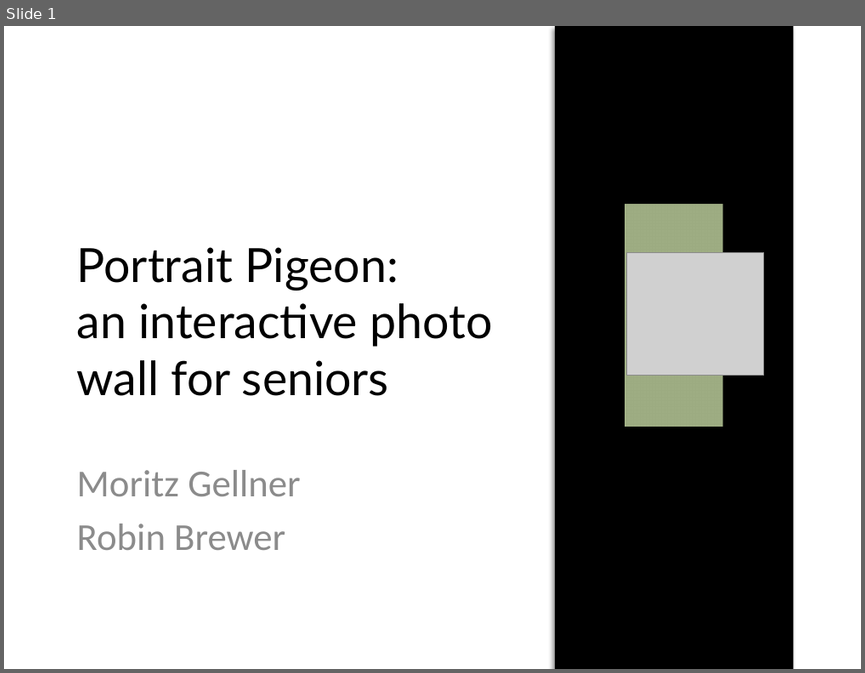
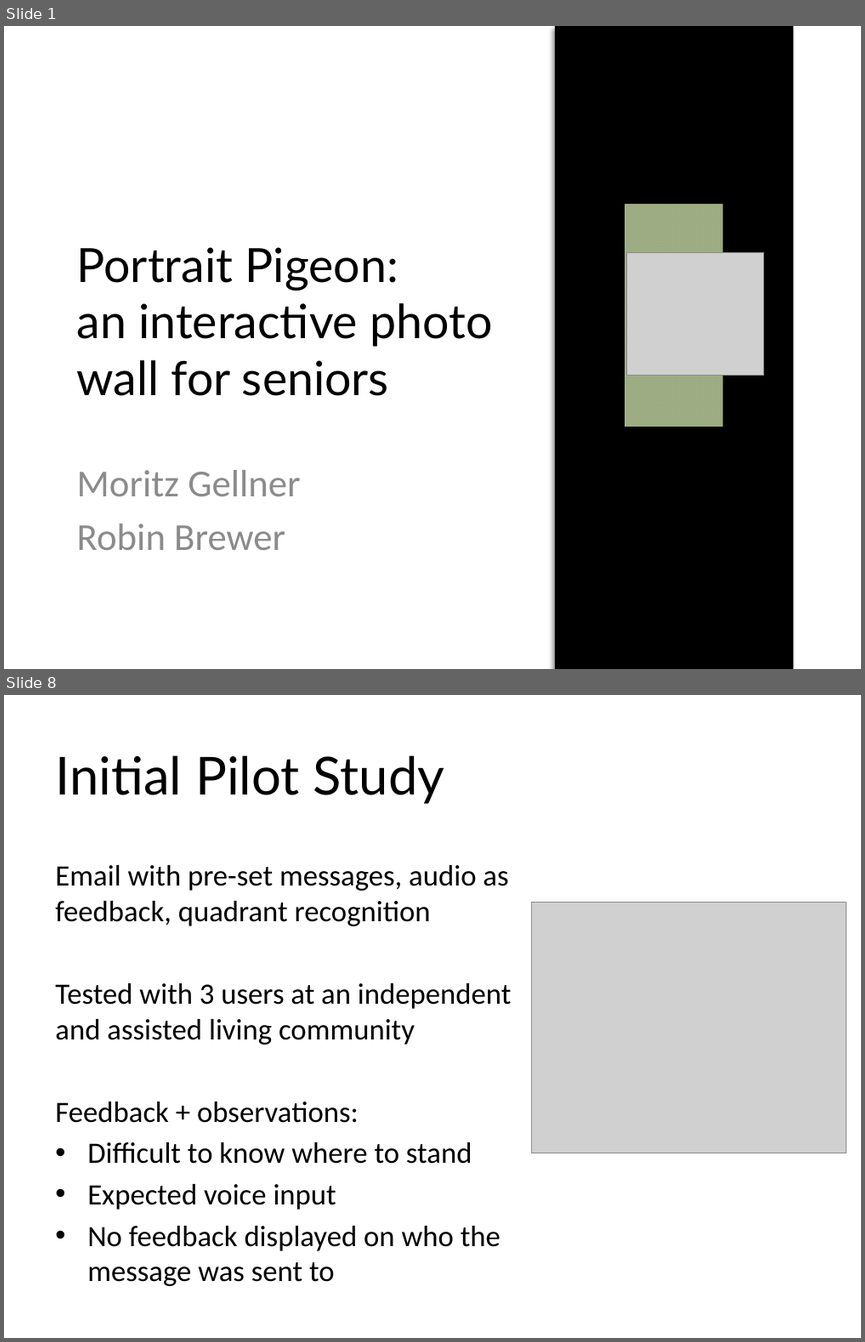
Before and after one commit to moritzg91/photo-wall, a slide deck: 525finalPres.pptx. Shown one above the other, each under a label of ours: slide 1 before the commit, slides 1 and 8 after it; the slides between them are not shown. The pictures are 865x673 and 865x1342 pixels, drawn with LibreOffice and Linux fonts; fonts in the diff are those of the drawing; grey boxes stand for pictures. Boxes give left, top, right and bottom in pixels: in the first picture for what was removed or moved away, otherwise in the second. Text is boxed around its words. In the diff, an @@ line names an element or a change of style, - is before the commit and + after.

```diff
--- a/525finalPres.pptx
+++ b/525finalPres.pptx
@@ slide 8 added at bbox=[4, 695, 861, 1338], background #FFFFFF @@
@@ title added at bbox=[55, 755, 445, 804], 44 pt, text #000000 @@
+Initial Pilot Study
@@ text added at bbox=[55, 865, 511, 1286], 24.8 pt, text #000000 @@
+Email with pre-set messages, audio as feedback, quadrant recognition
+Tested with 3 users at an independent and assisted living community
+Feedback + observations:
+• Difficult to know where to stand
+• Expected voice input
+• No feedback displayed on who the message was sent to
@@ picture added at bbox=[532, 902, 846, 1153] @@
```
Also in this commit, not shown: 1 slide changed, 8 other slides added, 4 slides removed.
